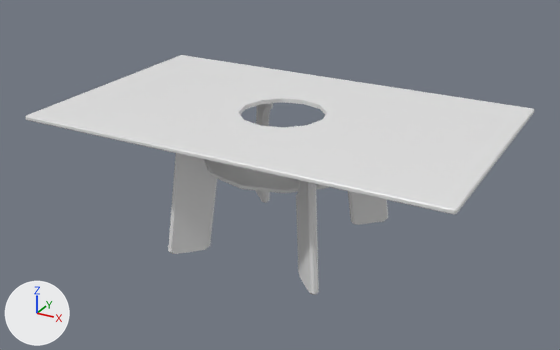
The FBX model SimuGato/Assets/Models/House/Furniture/HouseTable1.fbx: old version first, new version second.
Rendered twice from a 50 mm lens placed at (3.7, -6.79, 4.13), pointed at (-0.03, -0.01, 0.74). Every picture has the same lights, and +X, +Y and +Z are marked at lower left.

In view in the first picture: 'HouseTable1'.
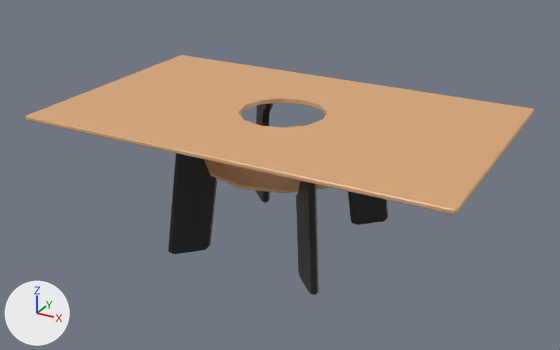
Boxes [x1, y1, x2, y2] around the edits, measured in the pictures (560 x 350 px):
'HouseTable1', surface changed (white to brown): [25, 55, 534, 295] in both

The change, as a diff of the scene's bpy script:
```diff
--- a/SimuGato/Assets/Models/House/Furniture/HouseTable1.fbx.py
+++ b/SimuGato/Assets/Models/House/Furniture/HouseTable1.fbx.py
@@ img_texhousetable1_png @@
+img_texhousetable1_png = load_image('TexHouseTable1.png', '_unpacked/TexHouseTable1.png', 1024, 1024, 'sRGB')
@@ mat_mathousetable1 @@
 mat_mathousetable1 = principled_material('MatHouseTable1')
-mat_mathousetable1.base_color = (0.8, 0.8, 0.8)  # white #e7e7e7
+mat_mathousetable1.texture = img_texhousetable1_png  # with its transparency
 mat_mathousetable1.roughness = 0.4
```
